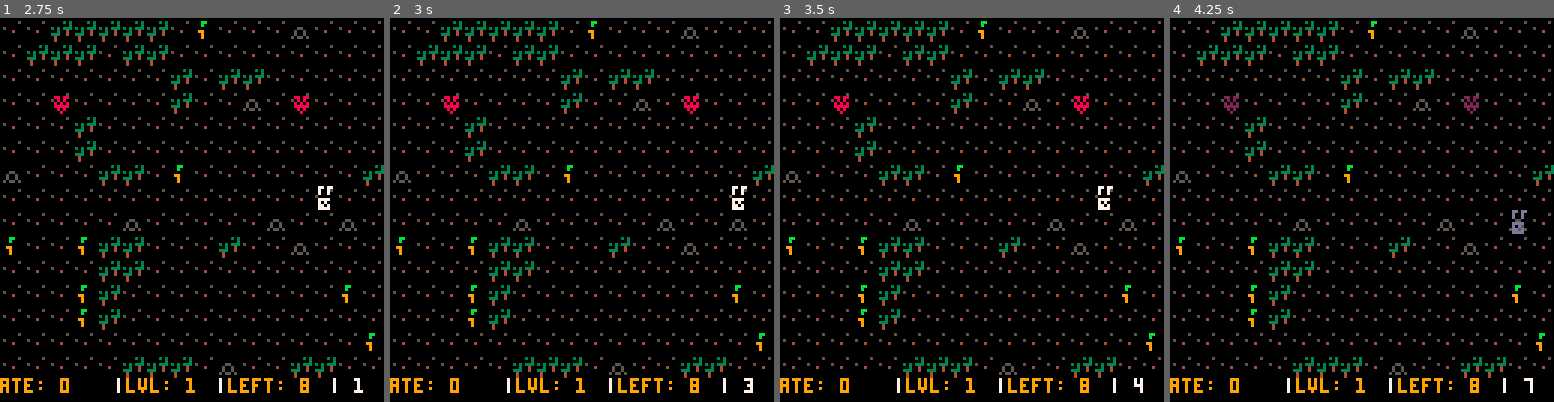
Above: before the commit, frames 1-4 (left to right).
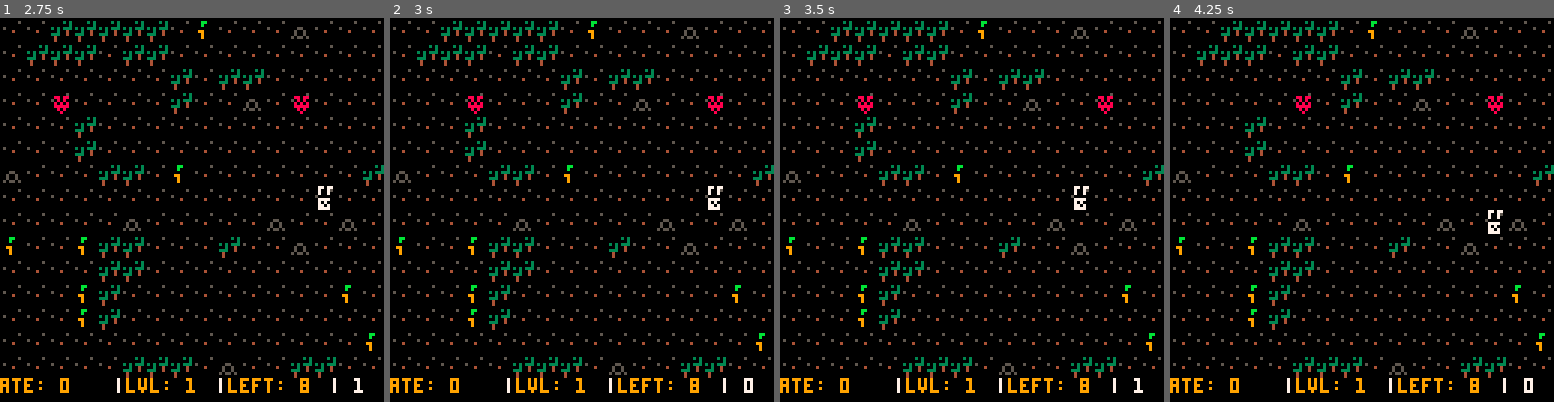
Above: after the commit, the same moments.

Repository: Achie72/crazy_rabbit_afternoon
Game: PICO-8 cartridge robunny.p8
Same seed, same stepped clock (60 frames per second), same inputs: the game is played once before the commit and once after it.
Inputs:
- Up to frame 1 (2.75 s): tap X (X key) at 0.33, 1.07, 1.85 s; tap O (Z key) at 0.7, 1.7, 2.1, 2.5 s; hold Right 1.6-2.1 s; hold Up 2.15-2.42 s; hold Right from 2.47 s (still down)
- Up to frame 2 (3 s): keep holding Right; tap O (Z key) at 2.9 s; tap X (X key) at 2.97 s
- Up to frame 3 (3.5 s): release Right at 3.03 s; hold Left from 3.08 s (still down); tap O (Z key) at 3.3 s
- Up to frame 4 (4.25 s): release Left at 3.58 s; hold Down 3.63-3.97 s; tap O (Z key) at 3.7, 4.1 s; hold Right from 4.02 s (still down); tap X (X key) at 4.08 s

Frame 1 is identical in both runs. In frame 2, 0.7% of the frame differs, in the area x 14-94%, y 20-97%; in frame 3, 0.7%, in the area x 14-95%, y 20-98%; in frame 4, 0.7%.

Commit message:
Fix movement bug causing wolves to stop
The player could hold down both direction, and if `pressed_button`
was at 1 (meaning the player stepped already once), the counter would
go up by two, and thus avoiding the wolves movement part, since
`pressed_button == 2` would never be true.

Fixes: #5
Fixes: #6

Diff:
--- a/robunny.p8
+++ b/robunny.p8
@@ -500,24 +500,19 @@
         if btnp(5) then
           pressed_button +=1
           global.steps +=1
-        end
-
-        if btnp(0) then
+        elseif btnp(0) then
           new_x = player.x - 1
           pressed_button +=1
           global.steps +=1
-        end
-        if btnp(1) then
+        elseif btnp(1) then
           new_x = player.x + 1
           pressed_button +=1
           global.steps +=1
-        end
-        if btnp(2) then
+       elseif btnp(2) then
           new_y = player.y - 1
           pressed_button +=1
           global.steps +=1
-        end
-        if btnp(3) then
+       elseif btnp(3) then
           new_y = player.y + 1
           pressed_button +=1
           global.steps +=1
Not shown, changed: docs/index.js
